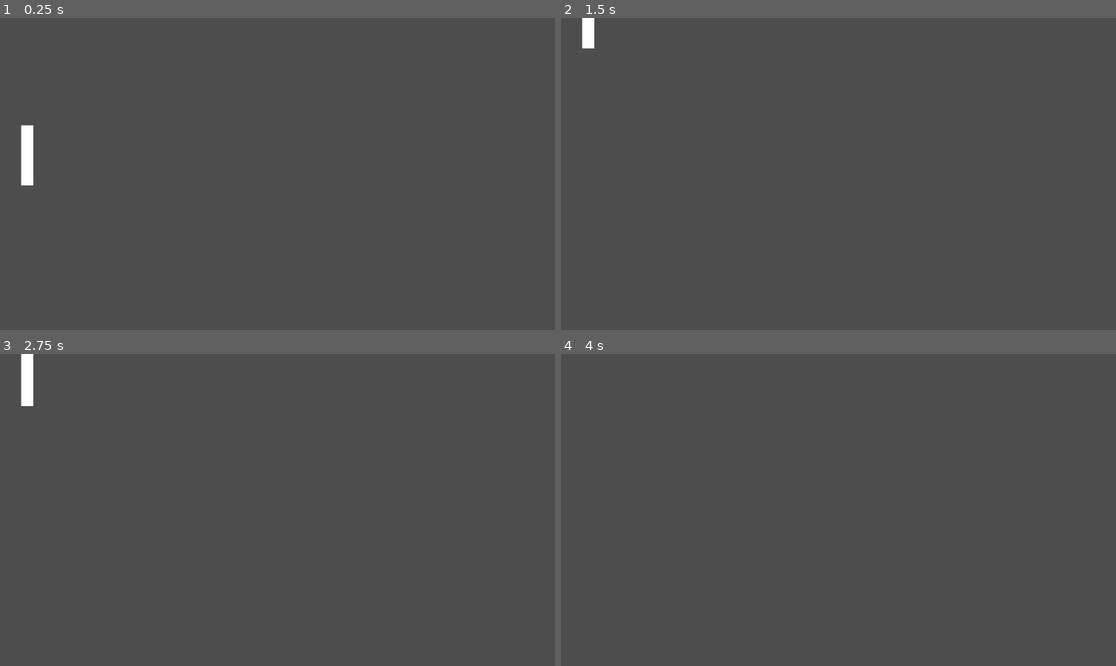
Above: before the commit, frames 1-4 (two rows, left to right).
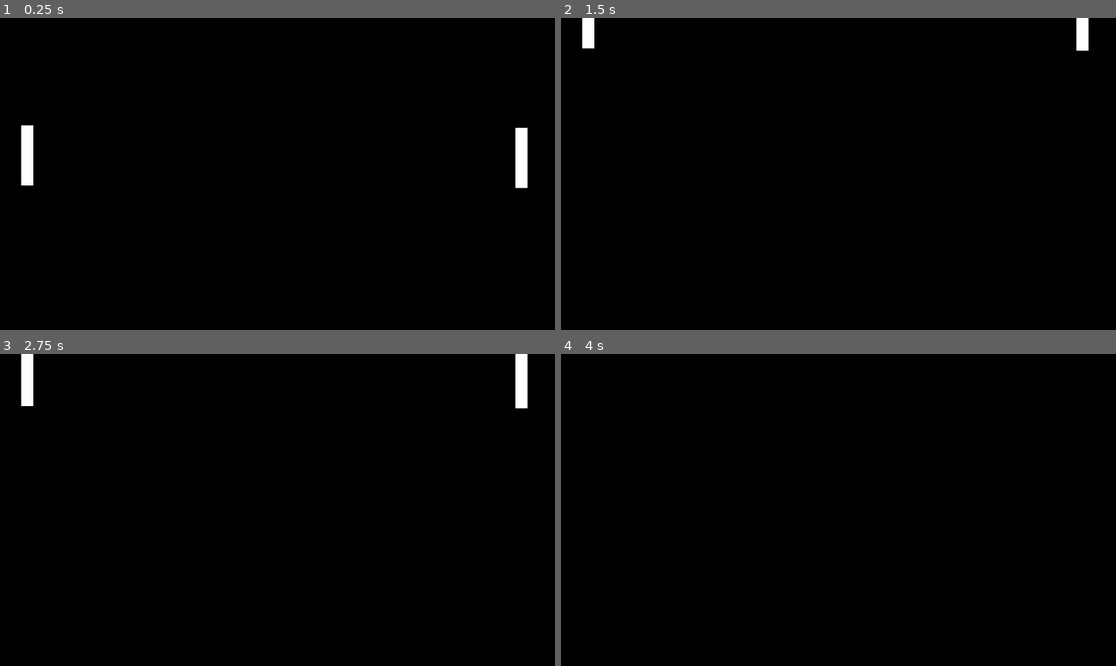
Above: after the commit, the same moments.

Repository: joaofrobalo/pong
Game: Godot game, scene res://scenes/main.tscn
Same seed, same stepped clock (60 frames per second), same inputs: the game is played once before the commit and once after it. Before the commit the project starts from res://scenes/paddle.tscn.
Inputs:
- Up to frame 1 (0.25 s): no input
- Up to frame 2 (1.5 s): tap Enter (ui_accept) at 0.5, 0.77 s; hold Up (up) from 0.53 s (still down)
- Up to frame 3 (2.75 s): tap Enter (ui_accept) at 1.52, 2 s; release Up (up) at 2.03 s; hold Down (down) from 2.03 s (still down)
- Up to frame 4 (4 s): release Down (down) at 2.78 s; hold Up (up) from 2.78 s (still down); tap Enter (ui_accept) at 3.02, 3.5, 3.77 s

The runs differ from the first frame. In frame 1, 100% of the frame differs, in the area x 0-100%, y 0-100%; in frame 2, 100%; in frame 3, 100%; in frame 4, 100%.

Commit message:
main scene start

Diff:
--- a/project.godot
+++ b/project.godot
@@ -11,7 +11,7 @@
 [application]
 
 config/name="pong"
-run/main_scene="res://scenes/paddle.tscn"
+run/main_scene="res://scenes/main.tscn"
 config/features=PackedStringArray("4.2", "Mobile")
 config/icon="res://icon.svg"
 
--- /dev/null
+++ b/scenes/main.tscn
@@ -0,0 +1,18 @@
+[gd_scene load_steps=3 format=3 uid="uid://c7d4pa51mhcp3"]
+
+[ext_resource type="PackedScene" uid="uid://d3e601be1mcql" path="res://scenes/paddle.tscn" id="1_qffpt"]
+
+[sub_resource type="CanvasTexture" id="CanvasTexture_x0rrx"]
+
+[node name="Main" type="Node2D"]
+
+[node name="TextureRect" type="TextureRect" parent="."]
+modulate = Color(0, 0, 0, 1)
+offset_right = 1152.0
+offset_bottom = 650.0
+texture = SubResource("CanvasTexture_x0rrx")
+
+[node name="Paddle" parent="." instance=ExtResource("1_qffpt")]
+
+[node name="Paddle2" parent="." instance=ExtResource("1_qffpt")]
+position = Vector2(1083, 291)
--- a/scenes/paddle.gd
+++ b/scenes/paddle.gd
@@ -3,10 +3,8 @@
 
 const SPEED = 300.0
 const JUMP_VELOCITY = -400.0
-
 # Get the gravity from the project settings to be synced with RigidBody nodes.
 var gravity = ProjectSettings.get_setting("physics/2d/default_gravity")
-
 
 func _physics_process(delta):
 	# Add the gravity.
Not shown, added: .gitattributes
Not shown, added: .gitignore
